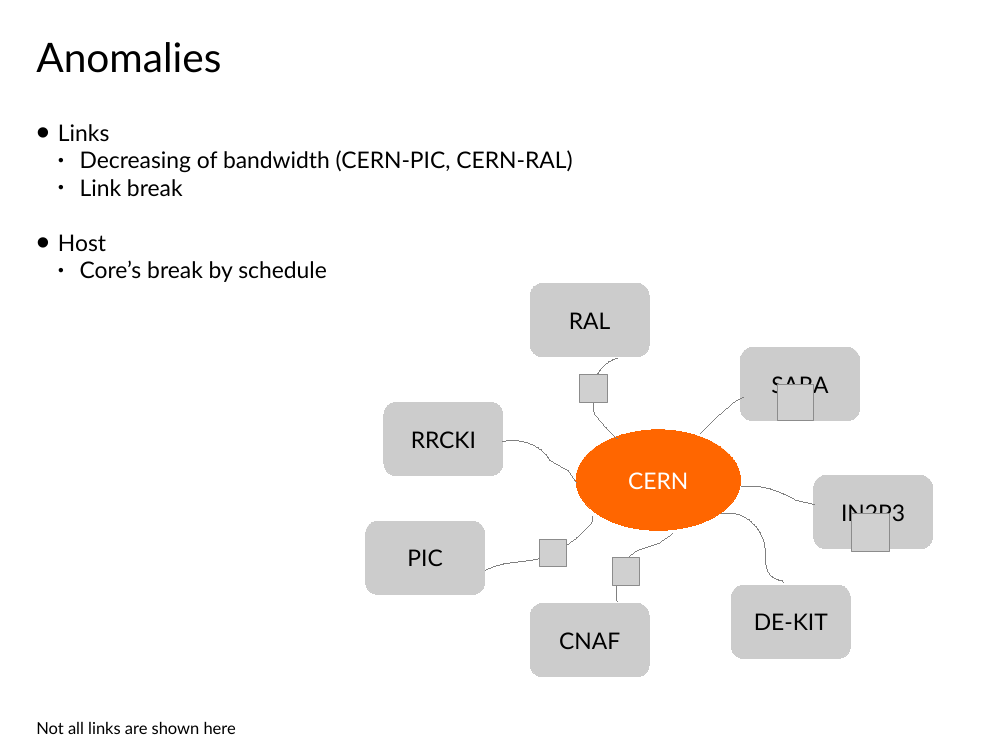
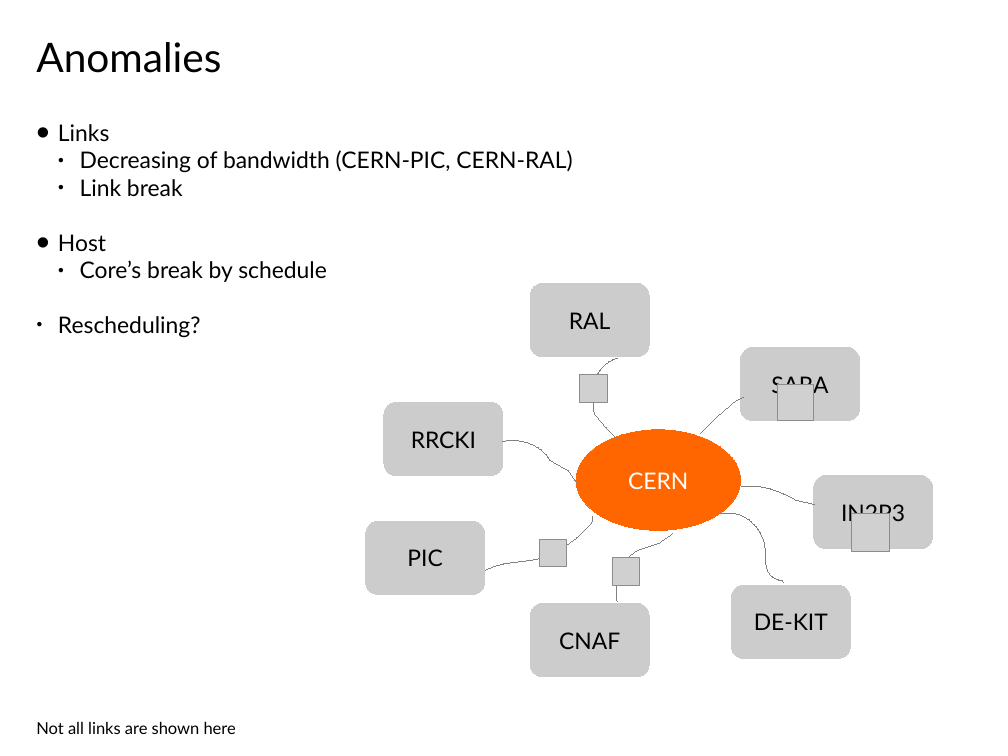
Before and after one commit to skygrid/grid_simulation, a slide deck: slide 13 of Results/work.odp (slide 11 before the commit). Drawn at 1008x756 pixels with LibreOffice and Linux fonts; fonts in the diff are those of the drawing; grey boxes stand for pictures. Boxes give left, top, right and bottom in pixels: in the first picture for what was removed or moved away, otherwise in the second. Text is boxed around its words. In the diff, an @@ line names an element or a change of style, - is before the commit and + after.

```diff
--- a/Results/work.odp
+++ b/Results/work.odp
@@ text at <box>58,316,200,337</box>: paragraph added @@
+● Rescheduling?
```
Also in this commit, not shown: 1 other slide changed, 2 slides added, 4 other files.
